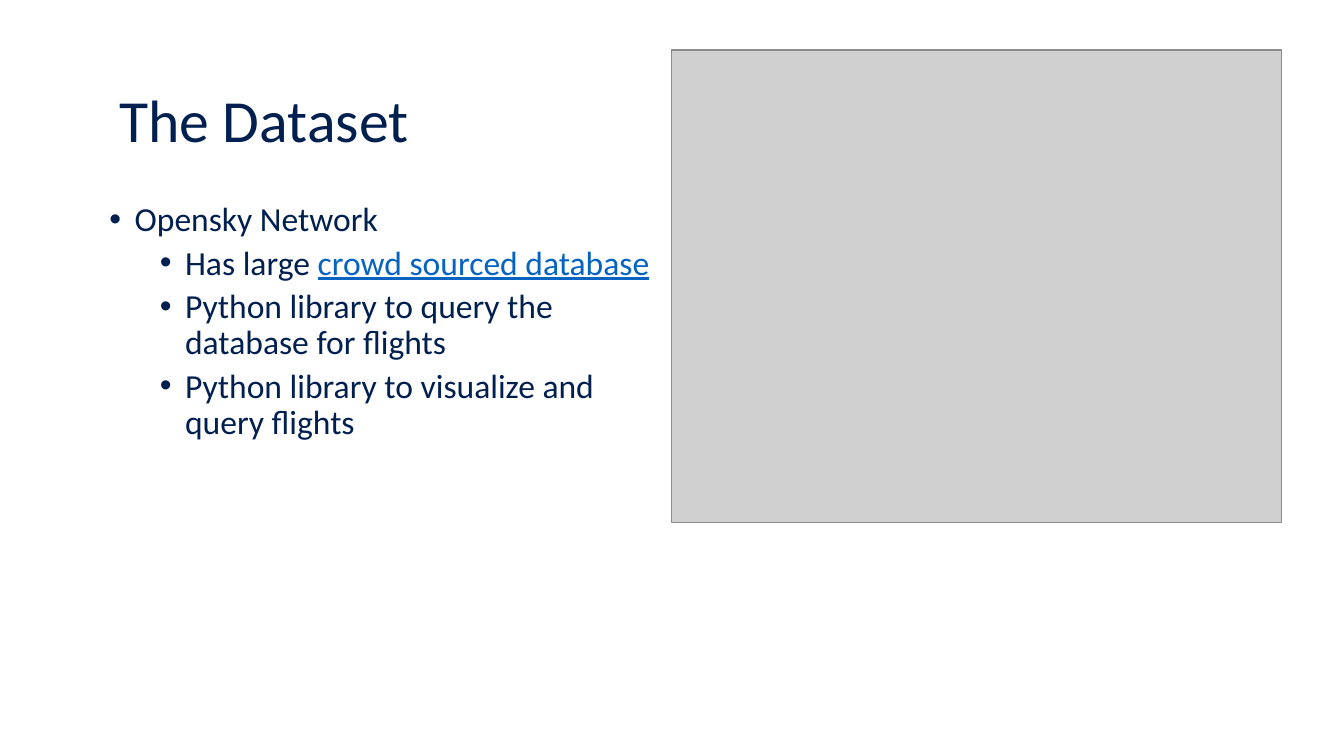
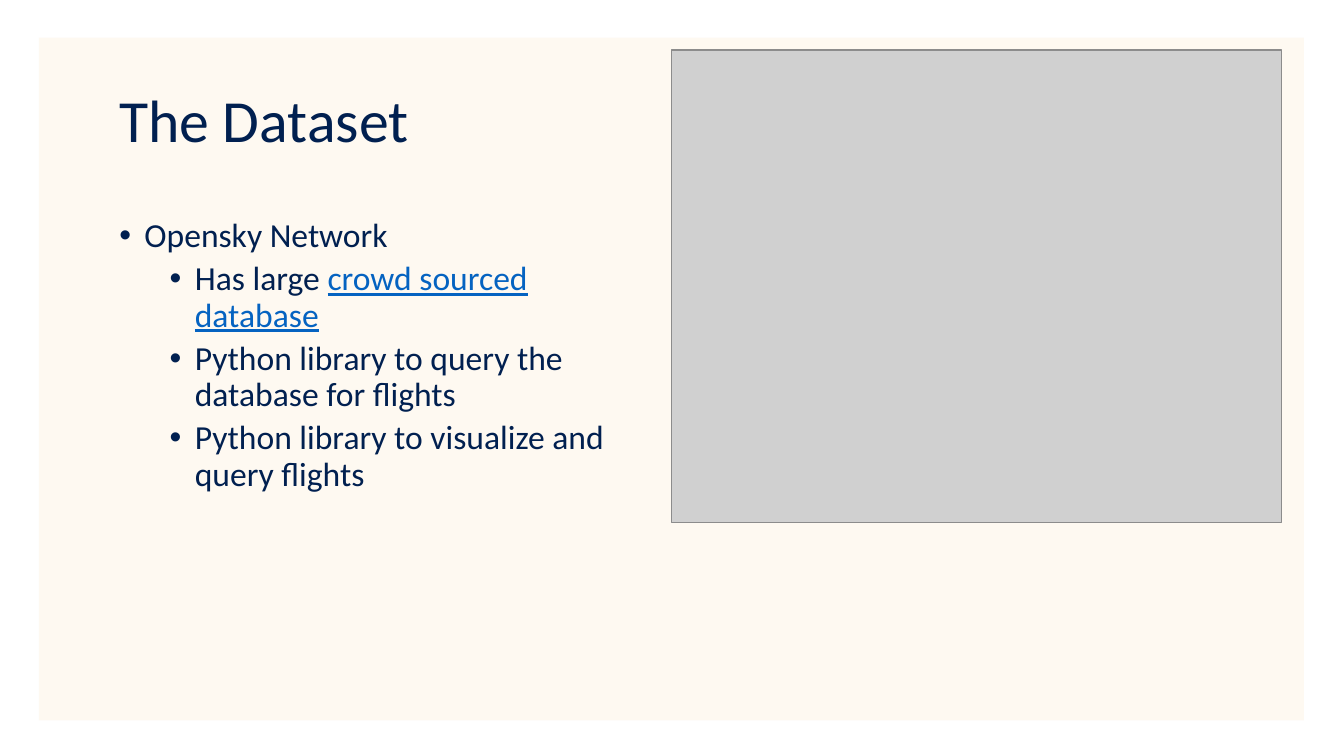
Before and after one commit to tobbensol/masters-thesis, a slide deck: slide 3 of various other files/project overview presentation.pptx. Drawn at 1344x756 pixels with LibreOffice and Linux fonts; fonts in the diff are those of the drawing; grey boxes stand for pictures; background and template pictures are left out. Boxes give left, top, right and bottom in pixels: in the first picture for what was removed or moved away, otherwise in the second. Text is boxed around its words. In the diff, an @@ line names an element or a change of style, - is before the commit and + after.

```diff
--- a/various other files/project overview presentation.pptx
+++ b/various other files/project overview presentation.pptx
@@ rectangle added at <box>39,38,1304,720</box>, fill #FEF9F1 @@
@@ text "Opensky Network" rewrapped from <box>135,207,649,440</box> to <box>144,223,603,492</box> @@
```
Also in this commit, not shown: 8 other slides changed, 1 other file.
